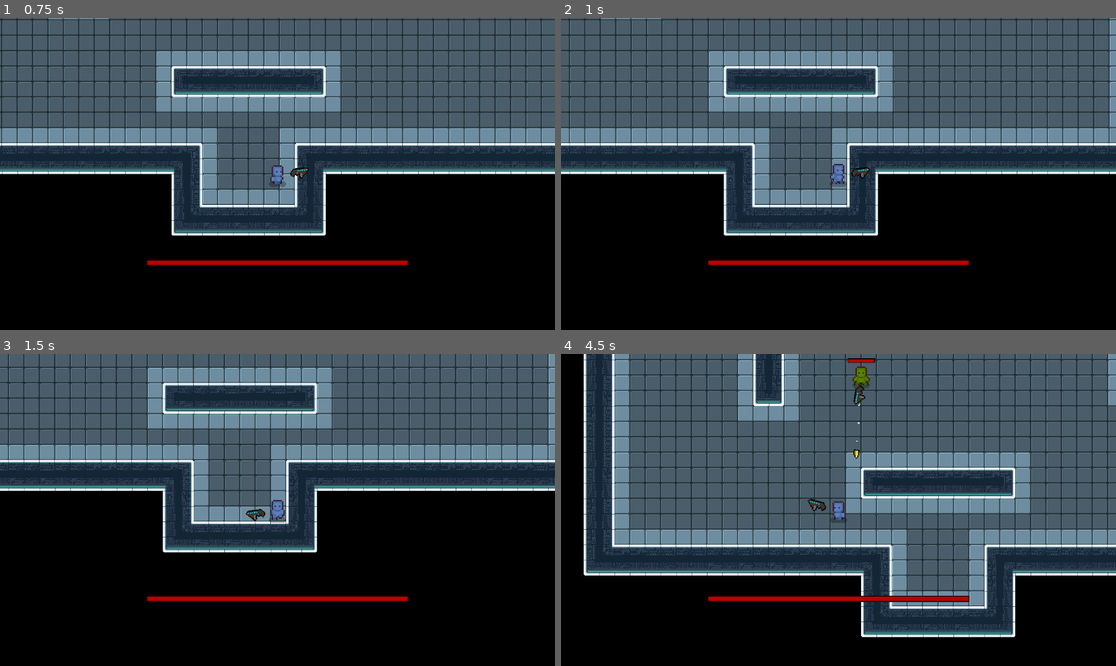
Above: before the commit, frames 1-4 (two rows, left to right).
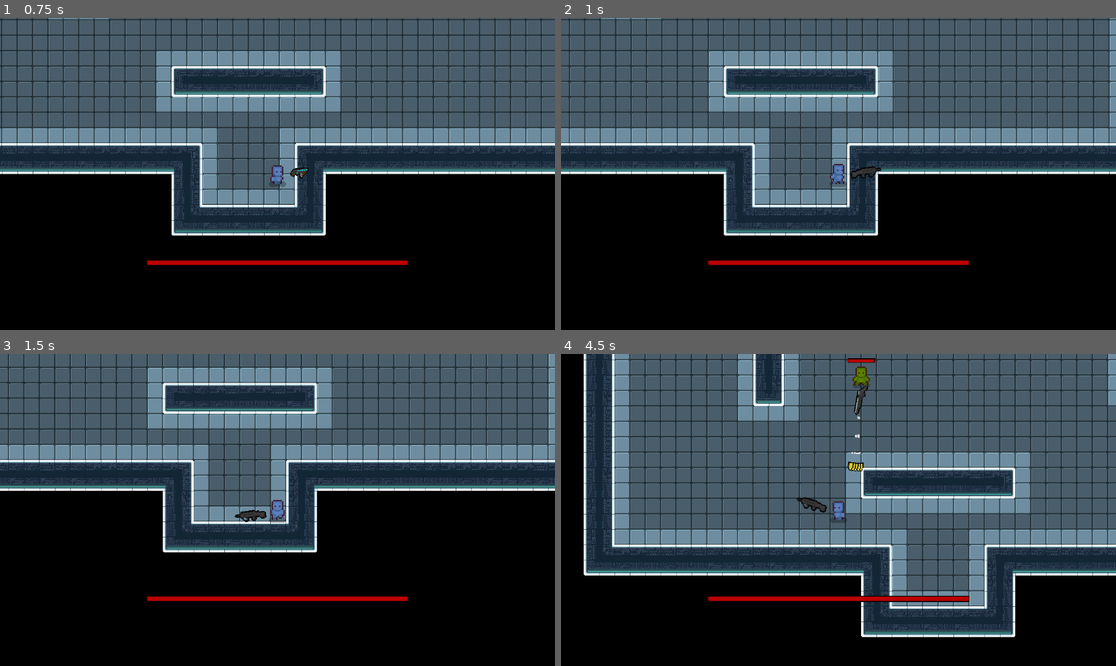
Above: after the commit, the same moments.

Repository: OverlordSock/Commander
Game: Godot game, scene res://scenes/world.tscn
Same seed, same stepped clock (60 frames per second), same inputs: the game is played once before the commit and once after it.
Inputs (mouse positions are in pixels of both pictures, inside the frame that each line leads up to):
- Up to frame 1 (0.75 s): move the mouse to (399, 158) at 0.52 s; hold D (move_right) from 0.53 s (still down); tap 1 (select_pistol, bound only after the commit) at 0.6 s
- Up to frame 2 (1 s): keep holding D (move_right); tap 2 (select_pistol, bound only before the commit) at 0.8 s
- Up to frame 3 (1.5 s): tap Enter at 1.25 s; move the mouse to (166, 525) at 1.27 s; release D (move_right) at 1.28 s; hold S (move_down) from 1.28 s (still down); tap 2 (select_pistol, bound only before the commit) at 1.35 s
- Up to frame 4 (4.5 s): tap 3 (select_shotgun, bound only after the commit) at 1.55, 2.1 s; tap Space at 2 s; move the mouse to (894, 441) at 2.02 s; release S (move_down) at 2.03 s; hold D (move_right) 2.03-2.78 s; tap 4 (select_shotgun, bound only before the commit) at 2.3, 2.85 s; tap Enter at 2.75 s; move the mouse to (810, 572) at 2.77 s; hold W (move_up) 2.78-3.53 s; tap 1 (select_pistol, bound only after the commit) at 3.05, 3.6 s; move the mouse to (1005, 556) at 3.52 s; hold A (move_left) from 3.53 s (still down); tap 2 (select_pistol, bound only before the commit) at 3.8, 4.35 s; move the mouse to (672, 463) at 4.27 s

Frame 1 is identical in both runs. In frame 2, less than 0.1% of the frame differs, in the area x 52-58%, y 47-52%; in frame 3, 0.1%; in frame 4, 0.3%, in the area x 42-56%, y 10-51%.

Commit message:
Resolved BUG#04, Partially resolved BUG#05

Diff:
--- a/project.godot
+++ b/project.godot
@@ -52,24 +52,19 @@
 "events": [Object(InputEventKey,"resource_local_to_scene":false,"resource_name":"","device":-1,"window_id":0,"alt_press …(195 unchanged characters)…
 ]
 }
-select_sword={
+select_pistol={
 "deadzone": 0.5,
 "events": [Object(InputEventKey,"resource_local_to_scene":false,"resource_name":"","device":-1,"window_id":0,"alt_press …(191 unchanged characters)…
 ]
 }
-select_pistol={
+select_smg={
 "deadzone": 0.5,
 "events": [Object(InputEventKey,"resource_local_to_scene":false,"resource_name":"","device":-1,"window_id":0,"alt_press …(191 unchanged characters)…
 ]
 }
-select_smg={
+select_shotgun={
 "deadzone": 0.5,
 "events": [Object(InputEventKey,"resource_local_to_scene":false,"resource_name":"","device":-1,"window_id":0,"alt_press …(191 unchanged characters)…
-]
-}
-select_shotgun={
-"deadzone": 0.5,
-"events": [Object(InputEventKey,"resource_local_to_scene":false,"resource_name":"","device":-1,"window_id":0,"alt_pressed":false,"shift_pressed":false,"ctrl_pressed":false,"meta_pressed":false,"pressed":false,"keycode":0,"physical_keycode":52,"key_label":0,"unicode":52,"location":0,"echo":false,"script":null)
 ]
 }
 
--- /dev/null
+++ b/scenes/world.gd
@@ -0,0 +1,11 @@
+extends Node2D
+
+# Script to control level ending and level resetting
+
+# TODO level complete GUI display
+# TODO level reset function
+# TODO enemy mutation bundle reassigning
+
+# Called when the node enters the scene tree for the first time.
+func _ready() -> void:
+	pass # Replace with function body.
--- a/scenes/world.tscn
+++ b/scenes/world.tscn
@@ -1,6 +1,7 @@
-[gd_scene load_steps=8 format=4 uid="uid://d3w6cn05735gk"]
+[gd_scene load_steps=9 format=4 uid="uid://d3w6cn05735gk"]
 
 [ext_resource type="Texture2D" uid="uid://o0qw6e3sm5gl" path="res://assets/lab_tileset_LITE.png" id="1_n67c7"]
+[ext_resource type="Script" path="res://scenes/world.gd" id="1_qu8b2"]
 [ext_resource type="PackedScene" uid="uid://dxbva2i4it4xo" path="res://scenes/player.tscn" id="2_55gh2"]
 [ext_resource type="PackedScene" uid="uid://b3o8428c11f7k" path="res://scenes/enemy.tscn" id="4_vngug"]
 
@@ -445,6 +446,7 @@
 sources/0 = SubResource("TileSetAtlasSource_jrgkb")
 
 [node name="World" type="Node2D"]
+script = ExtResource("1_qu8b2")
 
 [node name="TileMapLayer" type="TileMapLayer" parent="."]
 z_index = -1
@@ -458,22 +460,27 @@
 [node name="Enemy1" parent="." instance=ExtResource("4_vngug")]
 position = Vector2(1216, 192)
 scale = Vector2(3, 3)
+enemyID = 1
 selectedWeapon = "Shotgun"
 
 [node name="Enemy2" parent="." instance=ExtResource("4_vngug")]
 position = Vector2(128, 384)
 scale = Vector2(3, 3)
+enemyID = 2
 
 [node name="Enemy3" parent="." instance=ExtResource("4_vngug")]
 position = Vector2(608, 160)
 scale = Vector2(3, 3)
-selectedWeapon = "Shotgun"
+enemyID = 3
+selectedWeapon = "SMG"
 
 [node name="Enemy4" parent="." instance=ExtResource("4_vngug")]
 position = Vector2(544, 672)
 scale = Vector2(3, 3)
+enemyID = 4
+selectedWeapon = "Shotgun"
 
 [node name="Enemy5" parent="." instance=ExtResource("4_vngug")]
 position = Vector2(1024, 544)
 scale = Vector2(3, 3)
-selectedWeapon = "SMG"
+enemyID = 4
--- a/scripts/commander_modules/combatTracker.gd
+++ b/scripts/commander_modules/combatTracker.gd
@@ -6,6 +6,13 @@
 var enemies : Array[Enemy] = []
 # Array to store events related to a particular enemy, overwritten per enemy processed for memory efficiency
 var enemy_events : Array[CombatEvent] = []
+
+# Function to refresh the CombatTracker
+func refresh():
+	# Remove old combat events (no longer relevant)
+	combat_events.clear()
+	# Remove old enemy references (references have changed)
+	enemies.clear()
 
 # Function to record combat events
 func recordEvent(event : CombatEvent):
@@ -90,7 +97,8 @@
 			damageDealtToPlayer,
 			friendlyFireIncidents,
 			damageTakenFromPlayer,
-			mostUsedPlayerGun
+			mostUsedPlayerGun,
+			enemy.enemyID
 		)
 		# Send report for this enemy to the commander
 		Commander.report(performance)
--- a/scripts/commander_modules/commander.gd
+++ b/scripts/commander_modules/commander.gd
@@ -2,6 +2,16 @@
 
 var lastRoundReports : Array[PerformanceReport] = []
 var thisRoundReports : Array[PerformanceReport] = []
+var mutationBundles : Array[MutationBundle] = []
+
+# Function to return changes to enemies at the end of the level, called by the World script to display to GUI
+# Changes can be determined easily from the mutationBundles list, as by the time this method is called, all enemies
+# have been evaluated and their bundles will be up to date. Changes to mutations can be determined by the success
+# field in the mutation, e.g. successful = true means the mutation was not replaced, vice versa
+# So we can just return the array of bundles for the GUI to format and display
+# Also used by the World script to reassign bundles to enemies
+func getBundles():
+	return mutationBundles
 
 # Function to process a performance report
 func report(report: PerformanceReport):
@@ -10,6 +20,22 @@
 	var enemy = report.enemy
 	# Evaluate the enemy's mutations, or assign them if they do not have any
 	evaluateMutations(enemy, report)
+	# Cache enemy mutations list with a mutation bundle, but make sure there is only one for this enemy
+	# No mutations, fine to append
+	if mutationBundles.is_empty():
+		mutationBundles.append(MutationBundle.new(enemy.enemyID, enemy.mutations))
+	else:
+		# Check for an existing bundle to replace
+		var matched = false
+		for i in range(mutationBundles.size()):
+			if mutationBundles[i].enemyID == enemy.enemyID:
+				# Found a match, replace it and break early
+				mutationBundles[i] = MutationBundle.new(enemy.enemyID, enemy.mutations)
+				matched = true
+				break
+		if !matched:
+			# No match found, can append
+			mutationBundles.append(MutationBundle.new(enemy.enemyID, enemy.mutations))
 
 # Function to evaluate the mutations of an enemy, or assign them if they do not have any
 func evaluateMutations(enemy, report):
@@ -108,26 +134,30 @@
 	else:
 		for oldReport in lastRoundReports:
 			# Find the report for this enemy from last round
-			if oldReport.enemy == enemy:
+			if oldReport.enemyID == enemy.enemyID:
 				# If the mutation in question if offensive, evaluate the damage the enemy did to the player
 				if mutation.mutationType == "Offensive":
 					# If the enemy improved the damage they dealt to the player, mutation is successful
 					if oldReport.damageDealtToPlayer < newReport.damageDealtToPlayer:
+						mutation.successful = true
 						return true
 				# If the mutation in question if defensive, evaluate if the enemy did the minimum reasonable damage to the player
 				elif mutation.mutationType == "Defensive":
 					# If the player dealt the expected minimum amount of damage to the player
 					if newReport.damageDealtToPlayer > 50:
+						mutation.successful = true
 						return true
 				# If the mutation in question is tactical, evaluate which mutation it is and check success condition
 				elif mutation.mutationType == "Tactical":
 					if mutation.mutationName == "Good Friend":
 						# Good Friend, check if enemy has reduced friendly fire incidents
 						if oldReport.friendlyFireIncidents > newReport.friendlyFireIncidents:
+							mutation.successful = true
 							return true
 					elif mutation.mutationName == "Artful Dodger":
 						# Artful Dodger, check if damage from friendly fire has reduced (100 - damageTakenFromPlayer)
 						if (100 - oldReport.damageTakenFromPlayer) >= (100 - newReport.damageTakenFromPlayer):
+							mutation.successful = true
 							return true
 					elif mutation.mutationName == "Copycat":
 						# If the enemy has Copycat, they should make sure they are using the gun they were defeated
--- a/scripts/commander_modules/mutations/mutation.gd
+++ b/scripts/commander_modules/mutations/mutation.gd
@@ -5,6 +5,7 @@
 var mutationName : String = "Mutation"
 var mutationDescription : String = "Basic mutation"
 var mutationType : String
+var successful : bool
 
 # Superclass for mutations, none have shared fields as each mutation affects different statistics
 # Apply method will apply the mutation to the enemy, but will be overriden by each mutation subclass
--- /dev/null
+++ b/scripts/commander_modules/mutations/mutationBundle.gd
@@ -0,0 +1,12 @@
+extends Node
+class_name MutationBundle
+
+# This class holds a list of mutations for an enemy to allow the enemy's mutation list to persist when
+# the level is reset, as all non-global scripts and objects are reset.
+var enemyID : String
+var mutations : Array[Mutation]
+
+# Initialise mutation bundle
+func _init(enemyID : String, enemyMutations : Array[Mutation]) -> void:
+	self.enemyID = enemyID
+	self.mutations = enemyMutations
--- a/scripts/commander_modules/performanceReport.gd
+++ b/scripts/commander_modules/performanceReport.gd
@@ -7,10 +7,11 @@
 var friendlyFireIncidents : int
 var damageTakenFromPlayer : int
 var mostUsedPlayerGun : String
+var enemyID : int
 
 # Constructor for performance report
 func _init(
-# Which enemy this report is for
+# Node reference to the enemy
 enemy : Node,
 # How much damage this enemy dealt to the player
 damageDealtToPlayer : int,
@@ -19,7 +20,9 @@
 # How much damage the enemy took from the player (less than their total health means another enemy hit them)
 damageTakenFromPlayer : int,
 # Which gun the player primarily used to damage the enemy
-mostUsedPlayerGun : String
+mostUsedPlayerGun : String,
+# A persistent identifier for this enemy
+enemyID: int
 ) -> void:
 	# Set fields
 	self.enemy = enemy
@@ -27,3 +30,4 @@
 	self.friendlyFireIncidents = friendlyFireIncidents
 	self.damageTakenFromPlayer = damageTakenFromPlayer
 	self.mostUsedPlayerGun = mostUsedPlayerGun
+	self.enemyID = enemyID
--- a/scripts/enemy.gd
+++ b/scripts/enemy.gd
@@ -1,5 +1,7 @@
 extends CharacterBody2D
 class_name Enemy
+
+@export var enemyID : int
 
 # Onready variables to refer to nodes once they are instantiated
 @onready var anim_tree = $AnimationTree
@@ -125,7 +127,9 @@
 
 # Tell the enemy navigation agent to return to the enemy home position if the player has not been seen for 3 seconds
 func _on_idle_movement_timeout_timeout() -> void:
-	navigator.target_position = homePosition
+	# TODO fix enemy idle movement
+	# navigator.target_position = homePosition
+	pass
 
 # Function to update player velocity and play the appropriate animation and apply animation direction
 func Navigate():
